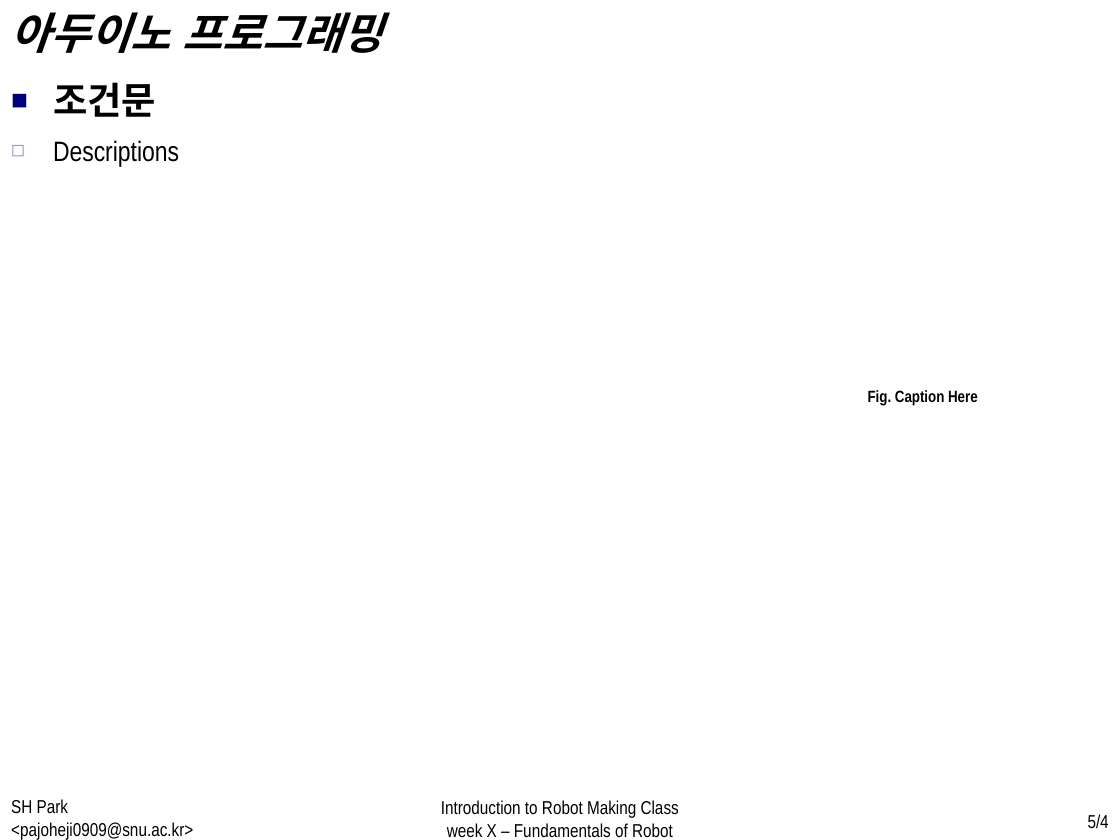
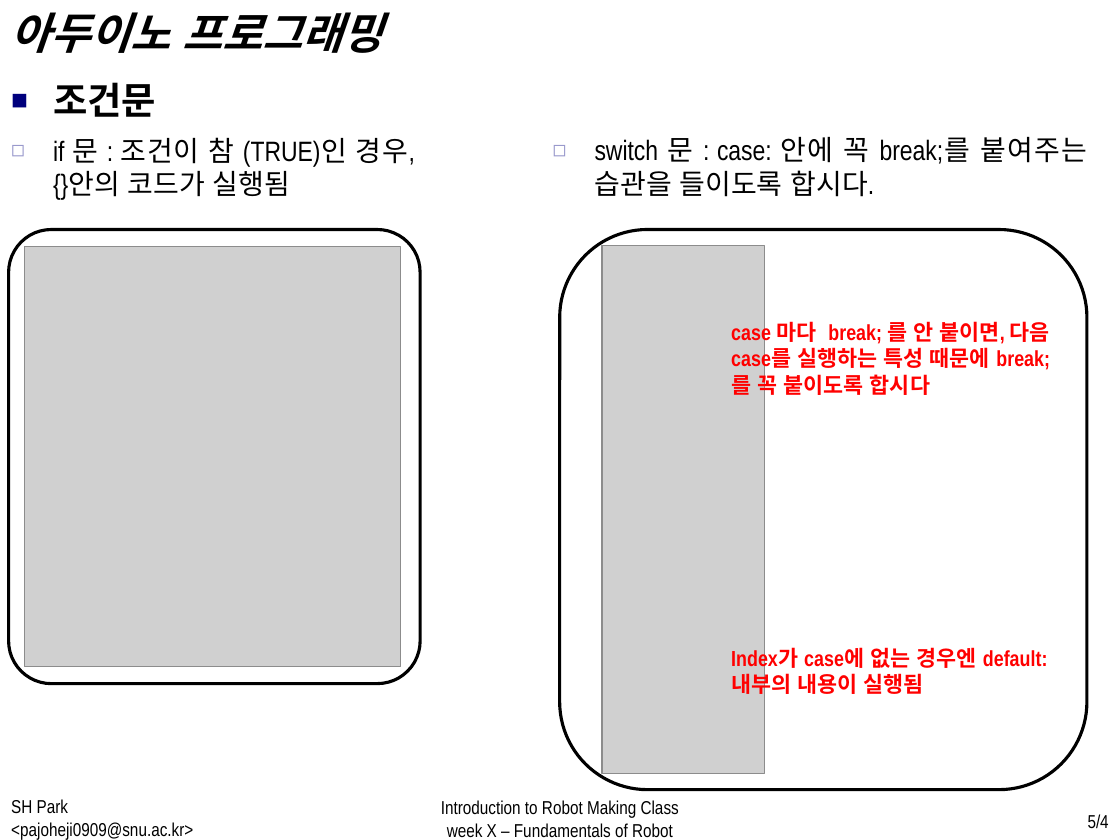
Before and after one commit to WhenTheyCry96/RobotTutorial, a slide deck: slide 5 of PPT/week2.pptx. Drawn at 1120x840 pixels with LibreOffice and Linux fonts; fonts in the diff are those of the drawing; grey boxes stand for pictures. Boxes give left, top, right and bottom in pixels: in the first picture for what was removed or moved away, otherwise in the second. Text is boxed around its words. In the diff, an @@ line names an element or a change of style, - is before the commit and + after.

```diff
--- a/PPT/week2.pptx
+++ b/PPT/week2.pptx
@@ text at <box>53,137,415,200</box>: text changed @@
-  ◻ Descriptions
+  ◻ if 문 : 조건이 참 (TRUE)인 경우, {}안의 코드가 실행됨
@@ text added at <box>595,137,1086,197</box>, 18 pt, text #000000 @@
+  ◻ switch 문 : case: 안에 꼭 break;를 붙여주는 습관을 들이도록 합시다.
@@ rounded rectangle added at <box>9,230,420,683</box>, fill #FFFFFF, outline #000000 2 pt @@
@@ rounded rectangle added at <box>560,230,1088,790</box>, fill #FFFFFF, outline #000000 2 pt @@
@@ picture added at <box>25,246,401,666</box> @@
@@ picture added at <box>601,246,764,774</box> @@
@@ text added at <box>731,321,1050,399</box>, 14 pt, text #FF0000, bold @@
+case 마다 break; 를 안 붙이면, 다음 case를 실행하는 특성 때문에 break; 를 꼭 붙이도록 합시다
@@ text removed at <box>868,390,978,406</box> @@
-Fig. Caption Here
@@ text added at <box>731,647,1047,698</box>, 14 pt, text #FF0000, bold @@
+Index가 case에 없는 경우엔 default: 내부의 내용이 실행됨
```
Also in this commit, not shown: 11 other slides changed, 1 slide added, 2 slides removed, 2 other files.
